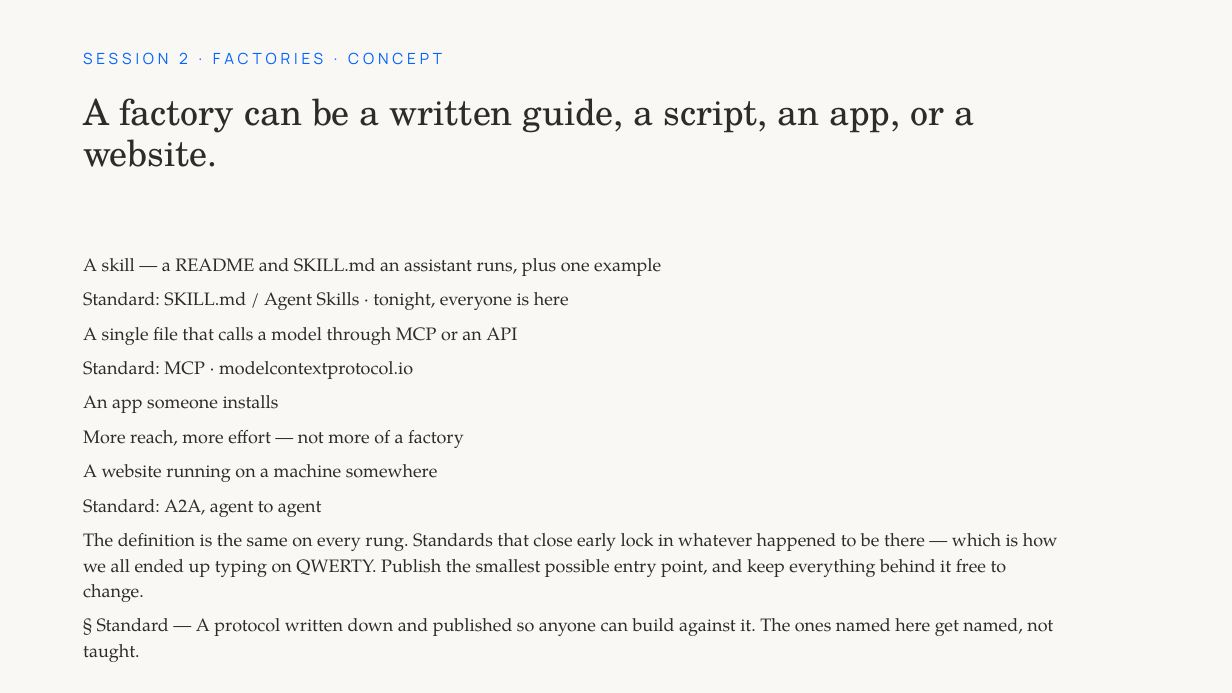
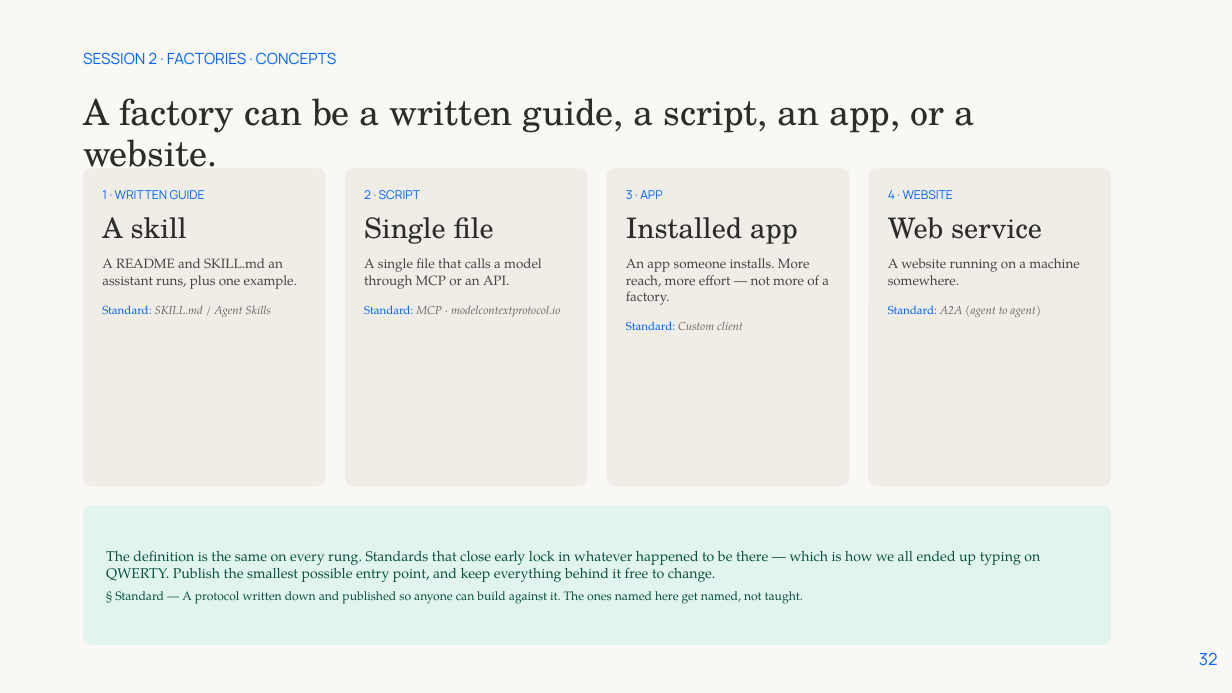
Before and after one commit to protocolvision/workshop-kitkraft, a slide deck: slide 32 of workshop-dev/slides/ai-kitcraft-slides-editable.pptx (slide 28 before the commit). Drawn at 1232x693 pixels with LibreOffice and Linux fonts; fonts in the diff are those of the drawing; background and template pictures are left out. Boxes give left, top, right and bottom in pixels: in the first picture for what was removed or moved away, otherwise in the second. Text is boxed around its words. In the diff, an @@ line names an element or a change of style, - is before the commit and + after.

```diff
--- a/workshop-dev/slides/ai-kitcraft-slides-editable.pptx
+++ b/workshop-dev/slides/ai-kitcraft-slides-editable.pptx
@@ text at (x1=83, y1=52, x2=336, y2=65): text changed @@
-SESSION 2 · FACTORIES · CONCEPT
+SESSION 2 · FACTORIES · CONCEPTS
@@ rounded rectangle added at (x1=83, y1=168, x2=325, y2=486), fill #F0EDE6 @@
@@ rounded rectangle added at (x1=345, y1=168, x2=587, y2=486), fill #F0EDE6 @@
@@ rounded rectangle added at (x1=607, y1=168, x2=849, y2=486), fill #F0EDE6 @@
@@ rounded rectangle added at (x1=869, y1=168, x2=1111, y2=486), fill #F0EDE6 @@
@@ text added at (x1=102, y1=190, x2=297, y2=317), 10.5 pt, text #444444 @@
+1 · WRITTEN GUIDE
+A skill
+A README and SKILL.md an assistant runs, plus one example.
+Standard: SKILL.md / Agent Skills
@@ text added at (x1=364, y1=190, x2=561, y2=317), 10.5 pt, text #444444 @@
+2 · SCRIPT
+Single file
+A single file that calls a model through MCP or an API.
+Standard: MCP · modelcontextprotocol.io
@@ text added at (x1=626, y1=190, x2=829, y2=330), 10.5 pt, text #444444 @@
+3 · APP
+Installed app
+An app someone installs. More reach, more effort — not more of a factory.
+Standard: Custom client
@@ text added at (x1=888, y1=190, x2=1079, y2=317), 10.5 pt, text #444444 @@
+4 · WEBSITE
+Web service
+A website running on a machine somewhere.
+Standard: A2A (agent to agent)
@@ text removed at (x1=83, y1=258, x2=1058, y2=662) @@
-A skill — a README and SKILL.md an assistant runs, plus one example
-Standard: SKILL.md / Agent Skills · tonight, everyone is here
-A single file that calls a model through MCP or an API
-Standard: MCP · modelcontextprotocol.io
-An app someone installs
-More reach, more effort — not more of a factory
-A website running on a machine somewhere
-Standard: A2A, agent to agent
-The definition is the same on every rung. Standards that close early lock in whatever happened to be there — which is how we all ended up typing on QWERTY. Publish the smallest possible entry point, and keep everything behind it free to change.
-§ Standard — A protocol written down and published so anyone can build against it. The ones named here get named, not taught.
@@ rounded rectangle added at (x1=83, y1=506, x2=1111, y2=645), fill #E1F5EE @@
@@ text added at (x1=106, y1=551, x2=1040, y2=604), 11 pt, text #085041 @@
+The definition is the same on every rung. Standards that close early lock in whatever happened to be there — which is how we all ended up typing on QWERTY. Publish the smallest possible entry point, and keep everything behind it free to change.
+§ Standard — A protocol written down and published so anyone can build against it. The ones named here get named, not taught.
@@ page number added at (x1=1199, y1=652, x2=1218, y2=666), 13 pt, text #0064FF @@
+32
```
Also in this commit, not shown: 41 other slides changed, 14 slides added, 15 slides removed, 1 other file.
